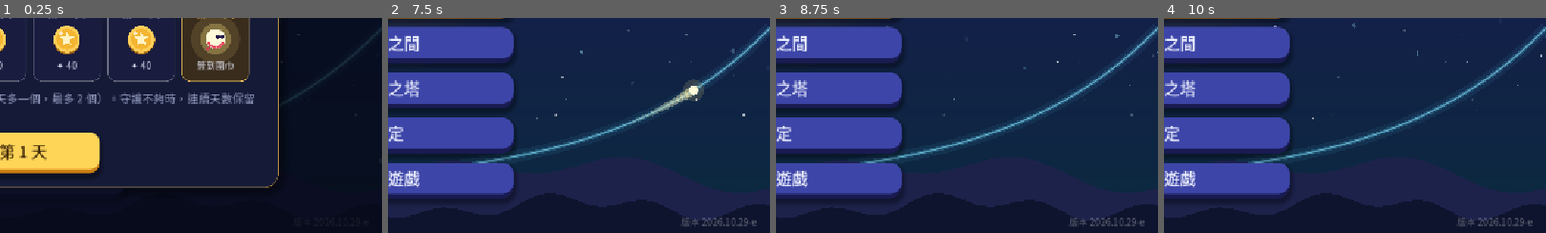
Above: before the commit, frames 1-4 (left to right).
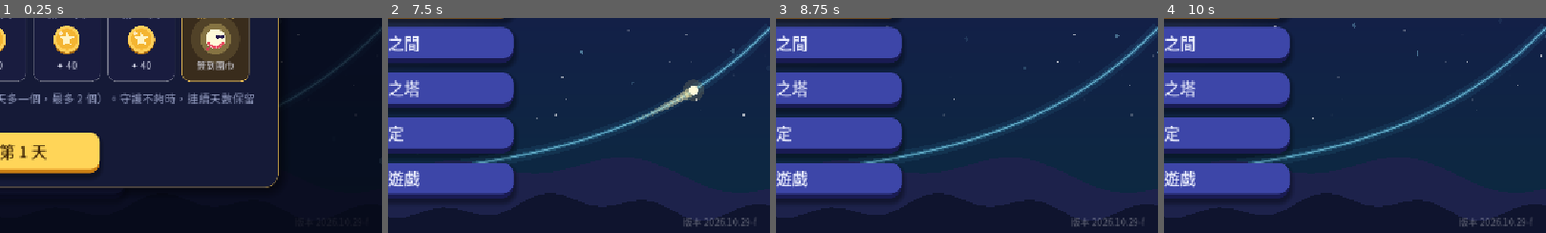
Above: after the commit, the same moments.

Repository: sam2068csie/light-spirit-journey
Game: Godot game, scene res://main_menu.tscn
Same seed, same stepped clock (60 frames per second), same inputs: the game is played once before the commit and once after it.
Inputs (mouse positions are % of the whole screen's width and height, from its top left):
- Up to frame 1 (0.25 s): no input
- Up to frame 2 (7.5 s): click "開始冒險" at 0.5 s; click "開始冒險" at 1.25 s; click "修煉之間" at 2 s; click "終焉之塔" at 2.75 s; click "設定" at 3.5 s; click "離開遊戲" at 4.25 s; click "每日任務" at 5 s; click "光靈扭蛋" at 5.75 s; click "光靈衣櫃" at 6.5 s; click "✕" at 7.25 s
- Up to frame 3 (8.75 s): tap Enter at 8 s; drag from (50, 50) to (60, 28) at 8.02 s
- Up to frame 4 (10 s): drag from (30, 55) to (45, 70) at 8.77 s; move the mouse to (60, 28) at 9.52 s; hold Right from 9.53 s (still down); tap 9 at 9.6 s
The pictures show only the part of the screen within x 50-100%, y 50-100%; the shares and areas given below are measured in that part.

The runs differ from the first frame. In frame 2, 0.4% of the frame differs, in the area x 77-97%, y 92-97%; in frame 3, 0.4%; in frame 4, 0.4%.
Error after the commit: Invalid operands 'int' and 'String' in operator '=='. (res://data/review_center.gd:93)

Commit message:
L5 鏡面交點 (4/3)^x：畫圖前先標出三個會通過的參考點 (BUILD 2026.10.29-f)
Co-Authored-By: Claude Opus 5.5 <noreply@anthropic.com>
Claude-Session: https://claude.ai/code/session_01RombajUyooAJ6yvir5uviP

Diff:
--- a/data/game.gd
+++ b/data/game.gd
@@ -550,7 +550,7 @@
 
 const DQ := preload("daily_quests.gd")
 ## 版本號（主畫面右下角會顯示）：每次交給你新的檔案時更新，方便確認手機上裝的是不是最新版
-const BUILD := "2026.10.29-e"
+const BUILD := "2026.10.29-f"
 
 
 ## 讀取各單元的資料；舊存檔（還沒有單元的版本）的今日修煉、終焉之塔紀錄搬到「指數與對數」
--- a/data/level05_bank.gd
+++ b/data/level05_bank.gd
@@ -262,6 +262,9 @@
 			{"lhs": "(4/3)^{x}", "rhs": "log_{4/3} x", "exp": {"form": "exp", "a": 1.3333333333333}, "quad": {"form": "log", "a": 1.3333333333333}, "n": 2,
 			 "domain": Vector2(-1.0, 8.0), "start": {"s": 1.0}, "ranges": {"s": [-1.0, 8.0, 0.05]},
 			 "view": {"y": Vector2(-1.5, 8.5)},
+			 # 沒有兩個以上的整數點可以標：畫之前先給三個會通過的點（第二條是鏡像，x、y 對調）
+			 "guides": {1: [[0.0, 1.0, "(0, 1)"], [2.0, 16.0 / 9.0, "(2, 16/9)"], [4.0, 256.0 / 81.0, "(4, 256/81)"]],
+				2: [[1.0, 0.0, "(1, 0)"], [16.0 / 9.0, 2.0, "(16/9, 2)"], [256.0 / 81.0, 4.0, "(256/81, 4)"]]},
 			 "nudge": "比較 (4/3)^{x} 和 x：x = 1、3、7 時誰大？",
 			 "why": "x = 1、3、7 時大小換了兩次：2 個交點，都在 y = x 上。",
 			 "insight": "(4/3)^{x} 與 log_{4/3} x 的兩交點都在 y = x 上。"},
--- a/data/level_01_light_bridge.gd
+++ b/data/level_01_light_bridge.gd
@@ -1928,10 +1928,15 @@
 	sketch_fails = 0
 	stage.begin_cross_sketch(side)
 	step_label.text = UITheme.step_bar(_steps(), side - 1)
+	stage.guide_pts = []
 	if stage.begin_mark():
 		_mark_ui(" " + _cross_side_name(side) + " ")
 	else:
+		for g in r.get("guides", {}).get(side, []):
+			stage.guide_pts.append([Vector2(g[0], g[1]), String(g[2])])
 		_cross_draw_ui(side)
+		if not stage.guide_pts.is_empty():
+			task_label.text += "\n圖形會通過畫面上標出的三個點。"
 	_update_hud()
 
 
@@ -3529,6 +3534,7 @@
 
 	# 找整數點（徒手作圖之前）
 	var mark_on := false             # 正在點選整數點
+	var guide_pts: Array = []        # 徒手畫圖前先給的參考點 [[Vector2, 標籤], …]（沒有整數點可以標時用）
 	var mark_targets: Array = []     # 曲線經過的整數點（答案）
 	var mark_sel: Array = []         # 學生點選的點
 	var mark_bad: Array = []         # 點錯的點（紅色）
@@ -4381,6 +4387,7 @@
 
 	## 這一條畫對了：把正確的圖形亮出來
 	func finish_cross_side(side: int) -> void:
+		guide_pts = []
 		cross_drawn[side - 1] = true
 		var f: Callable = f_exp if side == 1 else f_quad
 		for seg in _segments(f):
@@ -5166,6 +5173,15 @@
 	## 筆跡、提示點、「按住拖曳」的提示（徒手作圖與交點獵人共用）
 	func _draw_stroke_layer(font: Font, ink: Color) -> void:
 		_draw_marks(font)
+		for g in guide_pts:
+			var gc := to_screen(g[0])
+			UITheme.dot(self, gc, 11.0, Color(0.55, 0.85, 1.0, 0.2))
+			UITheme.dot(self, gc, 5.5, Color("8fd8ff"))
+			var gl := String(g[1])
+			var gw := font.get_string_size(gl, HORIZONTAL_ALIGNMENT_LEFT, -1, UITheme.fs(14)).x
+			var gx := 10.0 if gc.x + 10.0 + gw < size.x - 4.0 else -10.0 - gw     # 太靠右就寫在點的左邊
+			draw_string(font, gc + Vector2(gx + 1, -9), gl, HORIZONTAL_ALIGNMENT_LEFT, -1, UITheme.fs(14), Color(0, 0, 0, 0.7))
+			draw_string(font, gc + Vector2(gx, -10), gl, HORIZONTAL_ALIGNMENT_LEFT, -1, UITheme.fs(14), Color("cfeeff"))
 		if draw_show_keys or draw_reveal:
 			for kp in (hint_keys if draw_show_keys and not hint_keys.is_empty() else draw_keys):
 				var c := to_screen(kp)
